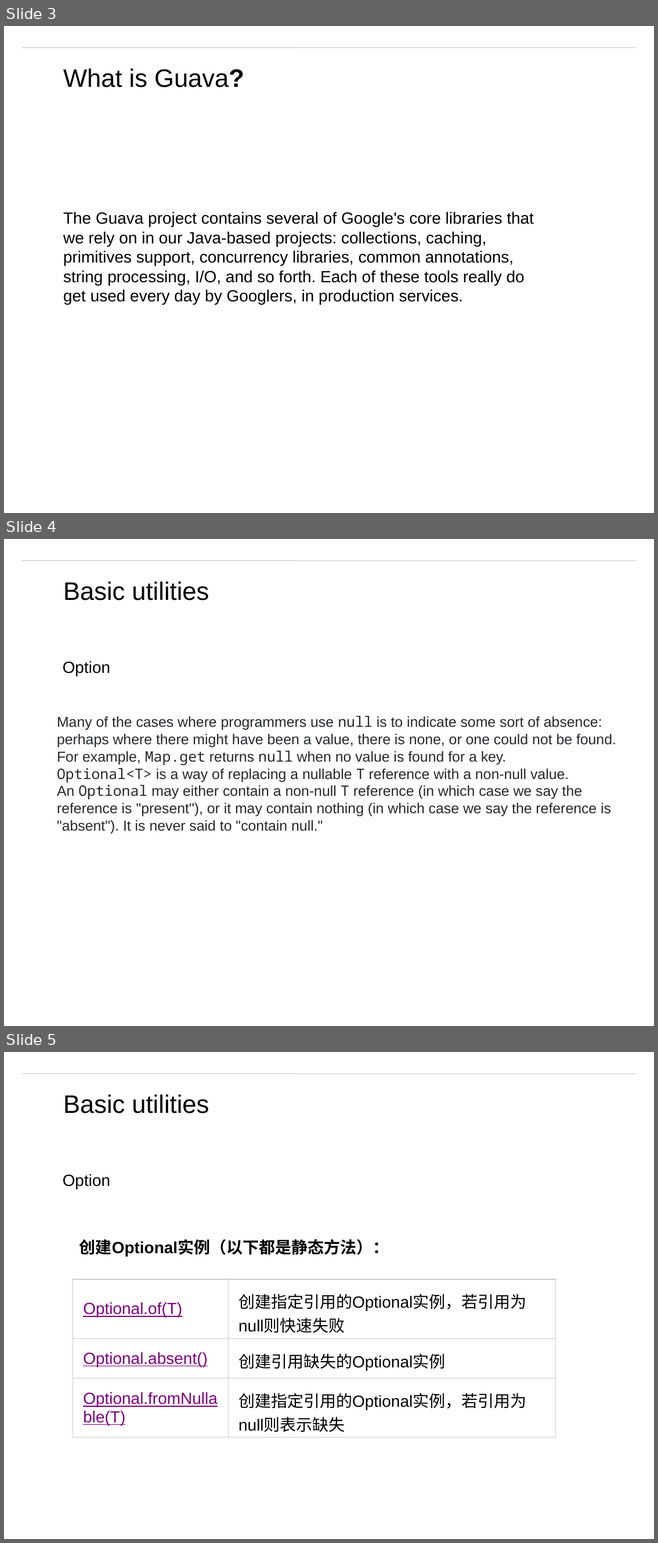
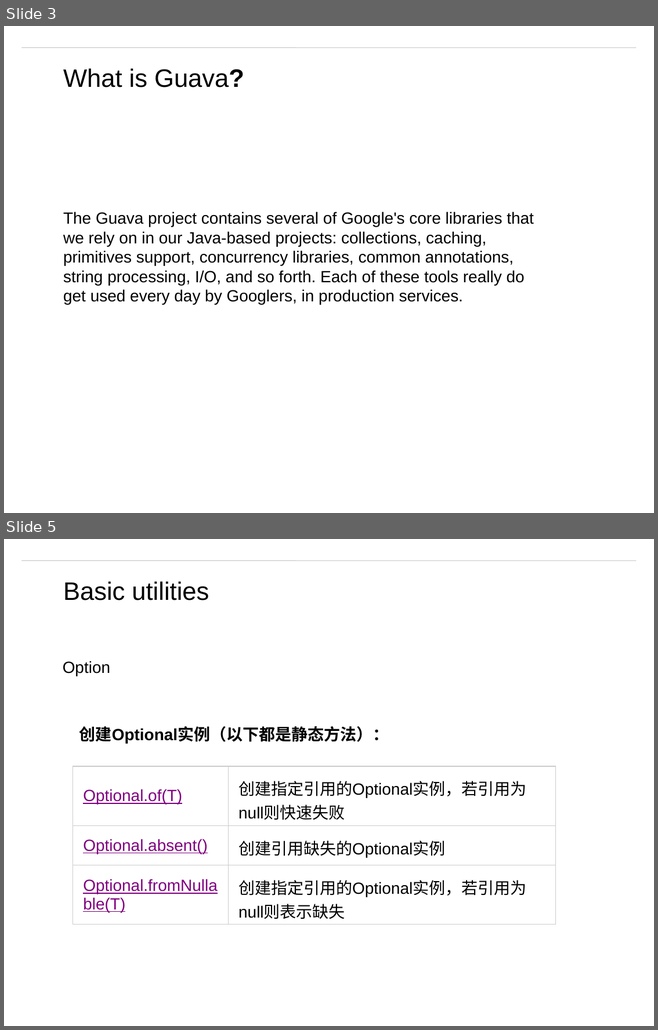
Before and after one commit to matt19870107/Guava, a slide deck: Guava.pptx. Shown one above the other, each under a label of ours: slides 3, 4 and 5 before the commit, slides 3 and 5 after it; the slides between them are not shown. The pictures are 658x1543 and 658x1030 pixels, drawn with LibreOffice and Linux fonts; fonts in the diff are those of the drawing; background and template pictures are left out. Boxes give left, top, right and bottom in pixels: in the first picture for what was removed or moved away, otherwise in the second. Text is boxed around its words. In the diff, an @@ line names an element or a change of style, - is before the commit and + after.

```diff
--- a/Guava.pptx
+++ b/Guava.pptx
@@ slide 4 removed at bbox=[4, 539, 654, 1026], background #FFFFFF; not listed: 1 template element that a slide beside it also shows @@
@@ text removed at bbox=[63, 581, 209, 600] @@
-Basic utilities
@@ text removed at bbox=[63, 661, 110, 676] @@
-Option
@@ text removed at bbox=[57, 716, 616, 834] @@
-Many of the cases where programmers use null is to indicate some sort of absence: perhaps where there might have been a value, there is none, or one could not be found. For example, Map.get returns null when no value is found for a key.
-Optional<T> is a way of replacing a nullable T reference with a non-null value. An Optional may either contain a non-null T reference (in which case we say the reference is "present"), or it may contain nothing (in which case we say the reference is "absent"). It is never said to "contain null."
```
Also in this commit, not shown: 2 slides changed, 11 slides added, 5 other files.
